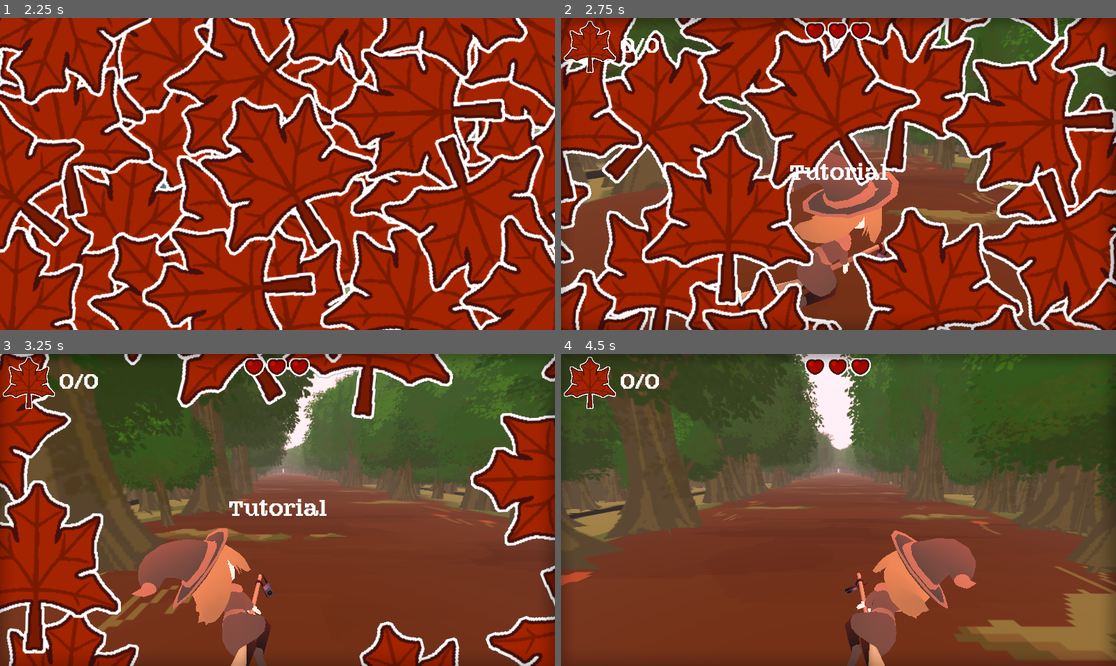
Above: before the commit, frames 1-4 (two rows, left to right).
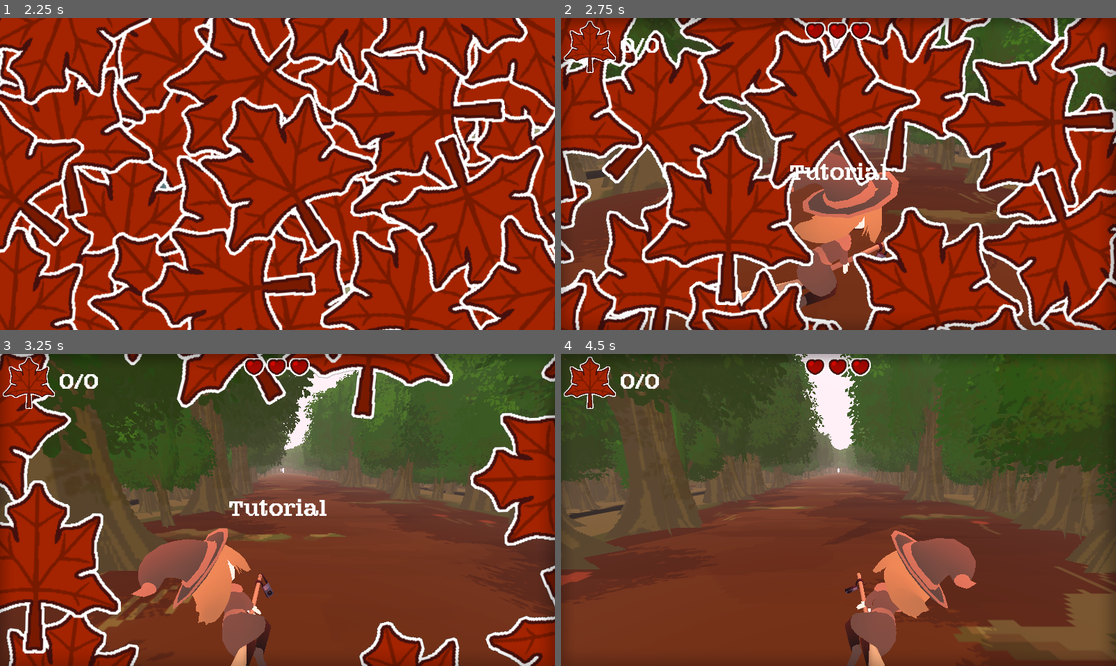
Above: after the commit, the same moments.

Repository: wewewer123/Cozy-Chaos-Fall-2025
Game: Godot game, scene res://scenes/game/GameHolder.tscn
The game is run twice, just before and just after one commit, with the same random seed, the same clock (stepped at 60 frames per second) and the same inputs.
Inputs (mouse positions are in pixels of both pictures, inside the frame that each line leads up to):
- Up to frame 1 (2.25 s): tap Enter at 0.5 s; move the mouse to (399, 158) at 0.52 s; hold D (right) 0.53-1.25 s; tap G (read_leaf) at 0.6 s; click (399, 158) at 0.67 s; click "story" at 1.25 s; click "story" at 2 s
- Up to frame 2 (2.75 s): no input
- Up to frame 3 (3.25 s): move the mouse to (166, 525) at 2.77 s; hold A (left) from 2.78 s (still down); tap H (read_lives) at 2.85 s
- Up to frame 4 (4.5 s): move the mouse to (894, 441) at 3.52 s; release A (left) at 3.53 s; hold D (right) from 3.53 s (still down); tap T at 3.6 s; move the mouse to (810, 572) at 4.27 s; tap Y at 4.35 s; click (810, 572) at 4.42 s

Frame 1 is identical in both runs. In frame 2, 1.0% of the frame differs, in the area x 1-91%, y 2-66%; in frame 3, 3.2%; in frame 4, 4.6%, in the area x 0-100%, y 0-98%.
Error in both runs: Invalid access to property or key 'leaf' on a base object of type 'Nil'. (res://scripts/game/game_manager.gd:47)

Commit message:
Adds Alpha Cutting For Trees To Appear More Nicely

Diff:
--- a/scenes/world/Levels/tutorial.tscn
+++ b/scenes/world/Levels/tutorial.tscn
@@ -9,6 +9,7 @@
 [ext_resource type="PackedScene" uid="uid://cktfpcvhahrcj" path="res://scenes/lane_objects/lane_spawner.tscn" id="6_vi65h"]
 [ext_resource type="PackedScene" uid="uid://7v0ou44u3gdb" path="res://scenes/world/decoration/tree_spawner.tscn" id="7_a05hh"]
 [ext_resource type="PackedScene" uid="uid://bdkni105yimiq" path="res://scenes/world/enviornment/trees_static.tscn" id="8_2r4xb"]
+[ext_resource type="PackedScene" uid="uid://bhoq5wubacv03" path="res://scenes/lane_objects/obstacles/tree_level_1.tscn" id="8_a7uam"]
 [ext_resource type="PackedScene" uid="uid://cikhnrmajljah" path="res://scenes/world/BackgroundMusic.tscn" id="9_fw7o5"]
 [ext_resource type="AudioStream" uid="uid://hjlkns1dvcyy" path="res://assets/audio/music/Tea and Tiny Charms (summer).wav" id="10_oqwej"]
 [ext_resource type="PackedScene" uid="uid://cum7wm2g5hphj" path="res://scenes/world/Levels/level_voice_line_manager.tscn" id="11_e5s77"]
@@ -36,7 +37,7 @@
 [node name="LaneObjectCollection" parent="." instance=ExtResource("5_4lt7a")]
 
 [node name="LaneSpawner" parent="." instance=ExtResource("6_vi65h")]
-transform = Transform3D(1, 0, 0, 0, 1, 0, 0, 0, 1, 0, 0, -25)
+tree_inst = ExtResource("8_a7uam")
 
 [node name="TreeSpawner" parent="." instance=ExtResource("7_a05hh")]
 transform = Transform3D(1, 0, 0, 0, 1, 0, 0, 0, 1, 0, 0, -25.817741)
--- a/scenes/world/decoration/tree/tree_texture.tscn
+++ b/scenes/world/decoration/tree/tree_texture.tscn
@@ -6,12 +6,15 @@
 
 [node name="Sprite3D 4" type="Sprite3D" parent="."]
 transform = Transform3D(2, 0, 0, 0, 2, 0, 0, 0, 2, 0, 2.6, 0)
+alpha_cut = 1
 texture = ExtResource("2_3exsv")
 
 [node name="Sprite3D 5" type="Sprite3D" parent="."]
 transform = Transform3D(1.4142134, 0, -1.4142134, 0, 2, 0, 1.4142134, 0, 1.4142134, 0, 2.6, 0.05)
+alpha_cut = 1
 texture = ExtResource("2_3exsv")
 
 [node name="Sprite3D 6" type="Sprite3D" parent="."]
 transform = Transform3D(1.4142135, 0, 1.4142135, 0, 2, 0, -1.4142135, 0, 1.4142135, 0, 2.6, 0.1)
+alpha_cut = 1
 texture = ExtResource("2_3exsv")
--- a/scripts/lane_objects/Spawner.gd
+++ b/scripts/lane_objects/Spawner.gd
@@ -141,4 +141,5 @@
 	_spawn_packed_random(heart_inst)
 
 func _spawn_packed_random(packed: PackedScene) -> void:
-	_spawn_packed_at(packed, object_parent, randi_range(0,len(lanes) - 1))
+	var lane_object = _spawn_packed_at(packed, object_parent, randi_range(0,len(lanes) - 1))
+	lane_object.fade_in(fade_in_time)
--- a/scripts/lane_objects/collision_object.gd
+++ b/scripts/lane_objects/collision_object.gd
@@ -30,6 +30,7 @@
 		t += get_process_delta_time()
 		set_texture_alpha(clamp(t / fade_in_time, 0.0, 1.0))
 		await get_tree().process_frame
+	textureSetter.set_alpha_cut(SpriteBase3D.AlphaCutMode.ALPHA_CUT_DISCARD)
 
 func apply_effect(player: Node3D) -> void:
 	#virtual method override
--- a/scripts/lane_objects/obstacles/tree.gd
+++ b/scripts/lane_objects/obstacles/tree.gd
@@ -5,6 +5,7 @@
 func _ready():
 	type = CollisionType.TREE
 	textureSetter.set_texture(tree_factory.get_random_tree_texture())
+	textureSetter.set_alpha_cut(SpriteBase3D.AlphaCutMode.ALPHA_CUT_DISABLED)
 
 func apply_effect(player: Node3D) -> void:
 	player.decrementHealth()
--- a/scripts/world/tree_texture_setter.gd
+++ b/scripts/world/tree_texture_setter.gd
@@ -20,3 +20,11 @@
 	for child in array:
 		if child is Sprite3D:
 			child.modulate.a = value
+
+func set_alpha_cut(value:SpriteBase3D.AlphaCutMode):
+	var array = get_children()
+	array.append(self)
+
+	for child in array:
+		if child is Sprite3D:
+			child.alpha_cut = value
Not shown: 1 places in scenes/world/Levels/tutorial.tscn that only renumber resources
